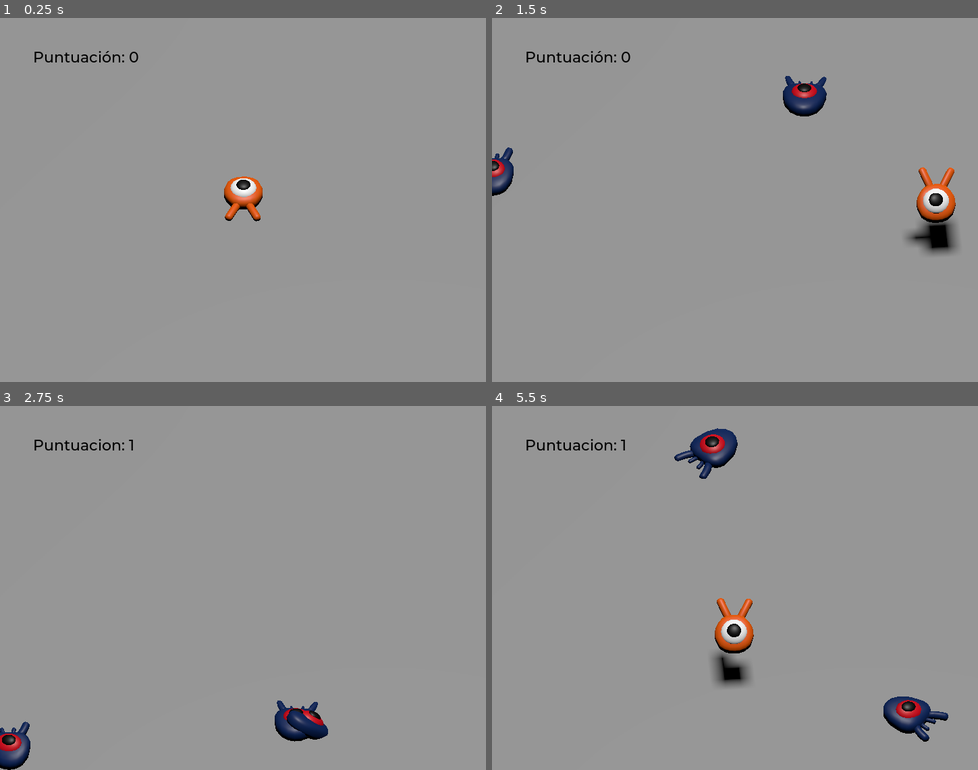
Above: before the commit, frames 1-4 (two rows, left to right).
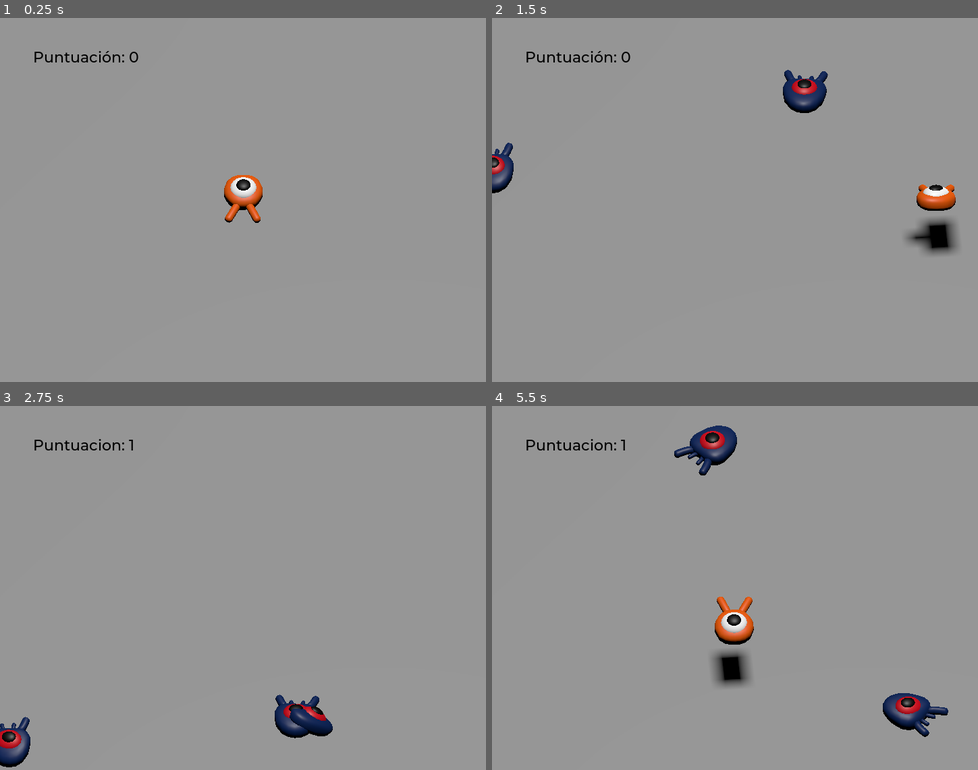
Above: after the commit, the same moments.

Repository: Deztiwanolita/mi-primer-juego-3d
Game: Godot game, scene res://scenes/main.tscn
Two runs of this game, one before a commit and one after it. Both use one fixed random seed, a clock stepped at 60 frames per second and the inputs below.
Inputs:
- Up to frame 1 (0.25 s): no input
- Up to frame 2 (1.5 s): tap Enter (ui_accept) at 0.5 s; hold D (move_right) 0.53-1.28 s; tap Space (jump) at 0.6, 0.77, 1.07, 1.35 s; hold S (move_back) from 1.28 s (still down)
- Up to frame 3 (2.75 s): tap Space (jump) at 1.52, 1.82, 2.1 s; release S (move_back) at 2.03 s; hold D (move_right) from 2.03 s (still down)
- Up to frame 4 (5.5 s): release D (move_right) at 2.78 s; hold W (move_forward) 2.78-3.53 s; tap Space (jump) at 2.85, 3.02, 3.32, 3.6, 3.77, 4.07, 4.35, 4.52, 4.82, 5.1 s; hold A (move_left) 3.53-5.03 s; hold S (move_back) from 5.03 s (still down)

The runs differ from the first frame. In frame 1, 0.2% of the frame differs, in the area x 46-55%, y 43-57%; in frame 2, 1.7%; in frame 3, 1.3%; in frame 4, 2.6%, in the area x 37-94%, y 5-93%.

Commit message:
corregir errores de hitbox y de que no sale el menu de reiniiciar ademas de que si un enemigo de mata no se sale ningun menu

Diff:
--- a/scenes/mob.tscn
+++ b/scenes/mob.tscn
@@ -1,10 +1,44 @@
-[gd_scene load_steps=4 format=3 uid="uid://b8tjskexyma88"]
+[gd_scene load_steps=6 format=3 uid="uid://b8tjskexyma88"]
 
 [ext_resource type="Script" uid="uid://b5malpl0xuq26" path="res://scripts/mob.gd" id="1_bsing"]
 [ext_resource type="PackedScene" uid="uid://on13l3ij3u2x" path="res://assets/models/mob.glb" id="2_d4cuo"]
 
 [sub_resource type="BoxShape3D" id="BoxShape3D_71rcx"]
 size = Vector3(2.0821228, 0.7321472, 2.1054688)
+
+[sub_resource type="Animation" id="Animation_bsing"]
+resource_name = "float"
+length = 1.2
+loop_mode = 1
+tracks/0/type = "value"
+tracks/0/imported = false
+tracks/0/enabled = true
+tracks/0/path = NodePath("Pivot/Character:position")
+tracks/0/interp = 1
+tracks/0/loop_wrap = true
+tracks/0/keys = {
+"times": PackedFloat32Array(0.23333335, 0.6333333, 1.1333333),
+"transitions": PackedFloat32Array(0.419, 2.07, 1),
+"update": 0,
+"values": [Vector3(0, 0, 0), Vector3(0, 0.65, 0), Vector3(0, 0.35, 0)]
+}
+tracks/1/type = "value"
+tracks/1/imported = false
+tracks/1/enabled = true
+tracks/1/path = NodePath("Pivot/Character:rotation")
+tracks/1/interp = 1
+tracks/1/loop_wrap = true
+tracks/1/keys = {
+"times": PackedFloat32Array(0.0333333, 0.43333328, 1.1333333),
+"transitions": PackedFloat32Array(0.419, 0.44, 1),
+"update": 0,
+"values": [Vector3(0, 0, 0), Vector3(0.13962634, 0, 0), Vector3(-0.15707964, 0, 0)]
+}
+
+[sub_resource type="AnimationLibrary" id="AnimationLibrary_d4cuo"]
+_data = {
+&"float": SubResource("Animation_bsing")
+}
 
 [node name="Mob" type="CharacterBody3D" groups=["mob"]]
 collision_layer = 2
@@ -14,6 +48,7 @@
 [node name="Pivot" type="Node3D" parent="."]
 
 [node name="Character" parent="Pivot" instance=ExtResource("2_d4cuo")]
+transform = Transform3D(1, 0, 0, 0, 0.9986295, 0.0523359, 0, -0.0523359, 0.9986295, 0, 0.27222216, 0)
 
 [node name="CollisionShape3D" type="CollisionShape3D" parent="."]
 transform = Transform3D(1, 0, 0, 0, 1, 0, 0, 0, 1, -0.040298462, 0.3030243, -0.0546875)
@@ -22,4 +57,9 @@
 [node name="VisibleOnScreenNotifier3D" type="VisibleOnScreenNotifier3D" parent="."]
 aabb = AABB(-1.2412882, -1, -1.9781936, 2.4825764, 2, 3.9563873)
 
+[node name="AnimationPlayer" type="AnimationPlayer" parent="."]
+libraries = {
+&"": SubResource("AnimationLibrary_d4cuo")
+}
+
 [connection signal="screen_exited" from="VisibleOnScreenNotifier3D" to="." method="_on_visible_on_screen_notifier_3d_screen_exited"]
--- a/scenes/player.tscn
+++ b/scenes/player.tscn
@@ -10,6 +10,33 @@
 height = 0.26660156
 radius = 1.0
 
+[sub_resource type="Animation" id="Animation_qhqgy"]
+length = 1.2
+tracks/0/type = "value"
+tracks/0/imported = false
+tracks/0/enabled = true
+tracks/0/path = NodePath("Pivot/Character:position")
+tracks/0/interp = 1
+tracks/0/loop_wrap = true
+tracks/0/keys = {
+"times": PackedFloat32Array(0.3, 0.7, 1.2),
+"transitions": PackedFloat32Array(0.419, 2.07, 1),
+"update": 0,
+"values": [Vector3(0, 0, 0), Vector3(0, 0.65, 0), Vector3(0, 0.35, 0)]
+}
+tracks/1/type = "value"
+tracks/1/imported = false
+tracks/1/enabled = true
+tracks/1/path = NodePath("Pivot/Character:rotation")
+tracks/1/interp = 1
+tracks/1/loop_wrap = true
+tracks/1/keys = {
+"times": PackedFloat32Array(0.1, 0.5, 1.2),
+"transitions": PackedFloat32Array(0.419, 0.65958506, 1),
+"update": 0,
+"values": [Vector3(0, 0, 0), Vector3(0.13962634, 0, 0), Vector3(-0.15707964, 0, 0)]
+}
+
 [sub_resource type="Animation" id="Animation_g2els"]
 resource_name = "float"
 length = 1.2
@@ -21,10 +48,10 @@
 tracks/0/interp = 1
 tracks/0/loop_wrap = true
 tracks/0/keys = {
-"times": PackedFloat32Array(0.3),
-"transitions": PackedFloat32Array(1),
+"times": PackedFloat32Array(0.23333335, 0.6333333, 1.1333333),
+"transitions": PackedFloat32Array(0.419, 2.07, 1),
 "update": 0,
-"values": [Vector3(0, 0, 0)]
+"values": [Vector3(0, 0, 0), Vector3(0, 0.65, 0), Vector3(0, 0.35, 0)]
 }
 tracks/1/type = "value"
 tracks/1/imported = false
@@ -33,37 +60,10 @@
 tracks/1/interp = 1
 tracks/1/loop_wrap = true
 tracks/1/keys = {
-"times": PackedFloat32Array(0.033333335),
-"transitions": PackedFloat32Array(1),
+"times": PackedFloat32Array(0.0333333, 0.43333328, 1.1333333),
+"transitions": PackedFloat32Array(0.419, 0.44, 1),
 "update": 0,
-"values": [Vector3(0, 0, 0)]
-}
-
-[sub_resource type="Animation" id="Animation_qhqgy"]
-length = 0.001
-tracks/0/type = "value"
-tracks/0/imported = false
-tracks/0/enabled = true
-tracks/0/path = NodePath("Pivot/Character:position")
-tracks/0/interp = 1
-tracks/0/loop_wrap = true
-tracks/0/keys = {
-"times": PackedFloat32Array(0),
-"transitions": PackedFloat32Array(1),
-"update": 0,
-"values": [Vector3(0, 0, 0)]
-}
-tracks/1/type = "value"
-tracks/1/imported = false
-tracks/1/enabled = true
-tracks/1/path = NodePath("Pivot/Character:rotation")
-tracks/1/interp = 1
-tracks/1/loop_wrap = true
-tracks/1/keys = {
-"times": PackedFloat32Array(0),
-"transitions": PackedFloat32Array(1),
-"update": 0,
-"values": [Vector3(0, 0, 0)]
+"values": [Vector3(0, 0, 0), Vector3(0.13962634, 0, 0), Vector3(-0.15707964, 0, 0)]
 }
 
 [sub_resource type="AnimationLibrary" id="AnimationLibrary_dqkch"]
--- a/scripts/mob.gd
+++ b/scripts/mob.gd
@@ -29,6 +29,7 @@
 	# We then rotate the velocity vector based on the mob's Y rotation
 	# in order to move in the direction the mob is looking.
 	velocity = velocity.rotated(Vector3.UP, rotation.y)
+	$AnimationPlayer.speed_scale = random_speed / min_speed
 
 func _on_visible_on_screen_notifier_3d_screen_exited():
 	queue_free()
--- a/scripts/player.gd
+++ b/scripts/player.gd
@@ -19,10 +19,13 @@
 		direction.z += 1
 	if Input.is_action_pressed("move_forward"):
 		direction.z -= 1
-
+		$AnimationPlayer.speed_scale = 4
+	else:
+		$AnimationPlayer.speed_scale = 1
 	if direction != Vector3.ZERO:
 		direction = direction.normalized()
 		$Pivot.look_at(global_position + direction, Vector3.UP)
+		$Pivot.rotation.x = PI / 6 * velocity.y / jump_impulse
 
 	if is_on_floor() and Input.is_action_just_pressed("jump"):
 		target_velocity.y = jump_impulse
